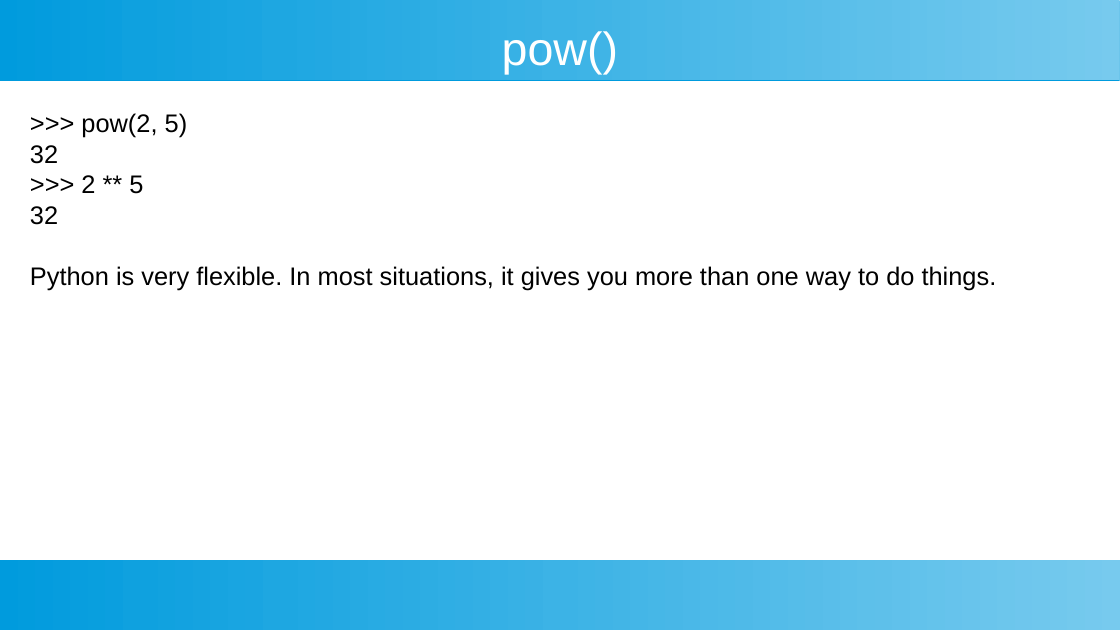
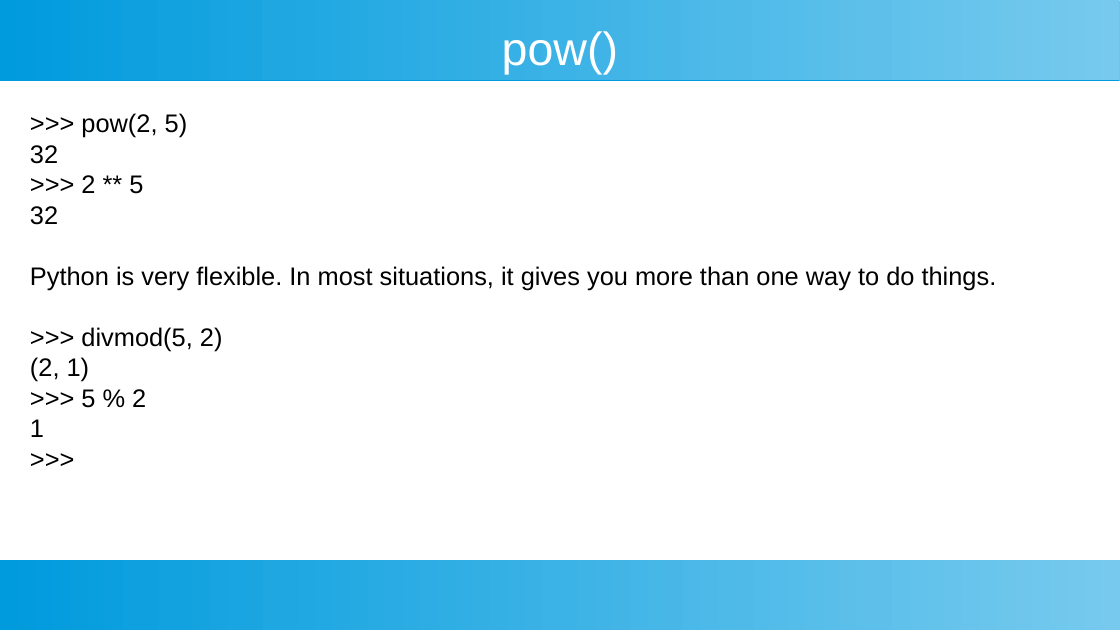
Before and after one commit to ashishjain1547/public_lessons_in_python, a slide deck: slide 7 of Ch 1 - Python's built-in functions/Python's builtin functions.odp. Drawn at 1120x630 pixels with LibreOffice and Linux fonts; fonts in the diff are those of the drawing. Boxes give left, top, right and bottom in pixels: in the first picture for what was removed or moved away, otherwise in the second. Text is boxed around its words. In the diff, an @@ line names an element or a change of style, - is before the commit and + after.

```diff
--- a/Ch 1 - Python's built-in functions/Python's builtin functions.odp
+++ b/Ch 1 - Python's built-in functions/Python's builtin functions.odp
@@ text at [30,327,223,437]: paragraphs added @@
+>>> divmod(5, 2)
+(2, 1)
+>>> 5 % 2
+1
+>>>
```
Also in this commit, not shown: 1 other slide changed, 48 other files.
